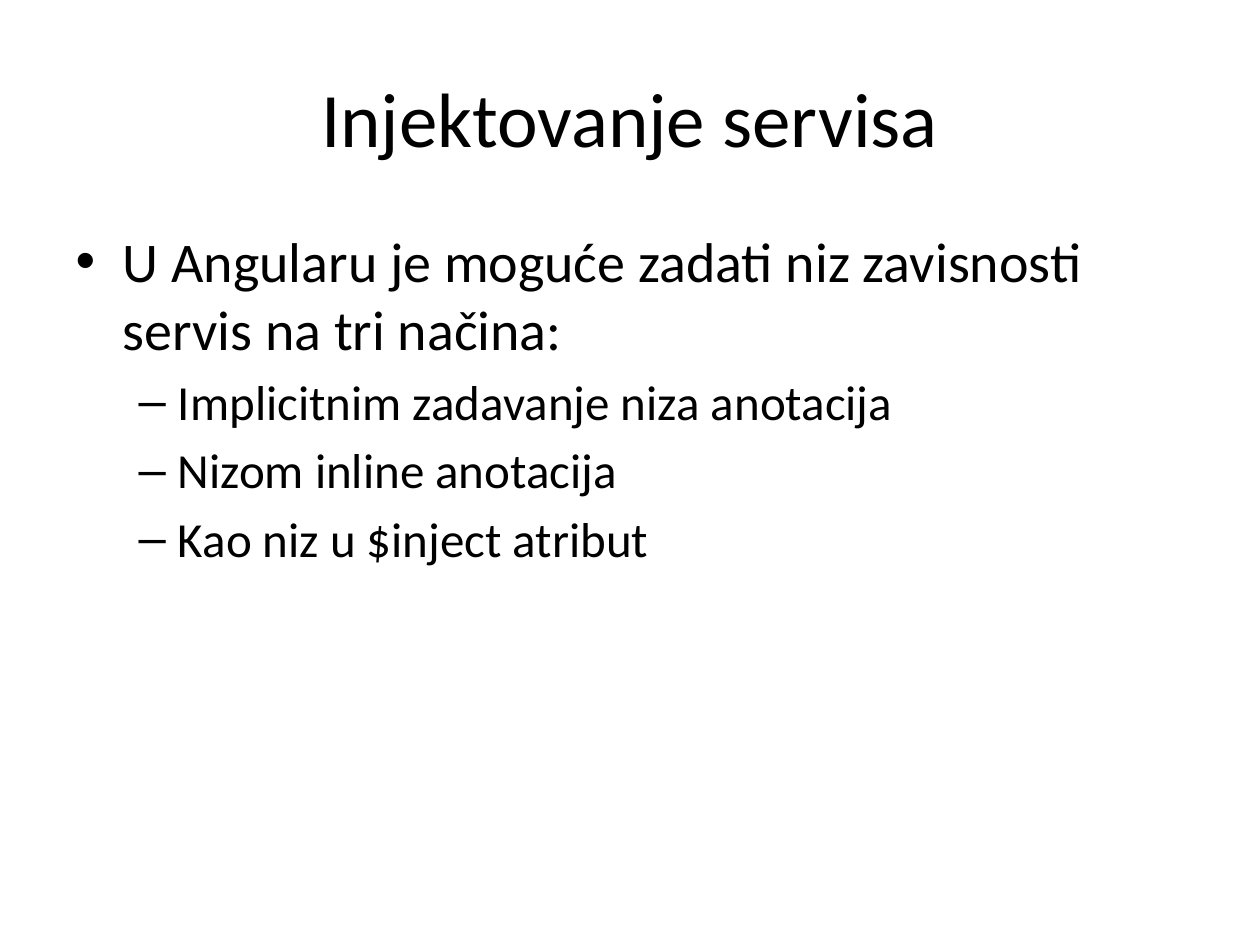
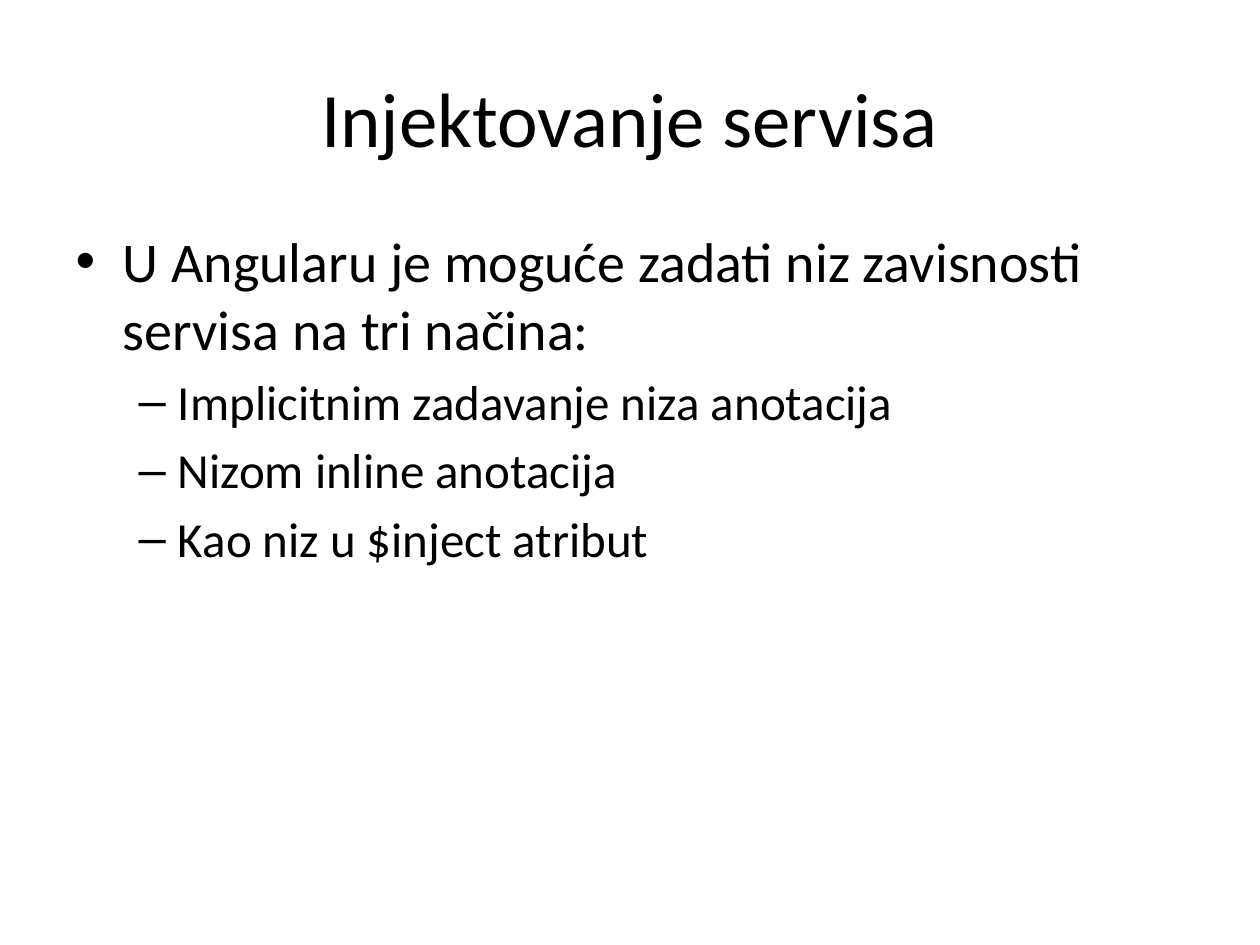
Before and after one commit to XWS2016/AngularJS, a slide deck: slide 7 of 05_Servisi/05 Servisi.pptx. Drawn at 1260x945 pixels with LibreOffice and Linux fonts; fonts in the diff are those of the drawing. Boxes give left, top, right and bottom in pixels: in the first picture for what was removed or moved away, otherwise in the second. Text is boxed around its words. In the diff, an @@ line names an element or a change of style, - is before the commit and + after.

```diff
--- a/05_Servisi/05 Servisi.pptx
+++ b/05_Servisi/05 Servisi.pptx
@@ text at bbox=[123, 243, 1082, 351]: text changed @@
-• U Angularu je moguće zadati niz zavisnosti servis na tri načina:
+• U Angularu je moguće zadati niz zavisnosti servisa na tri načina:
```
Also in this commit, not shown: 8 other slides changed, 25 other files.
